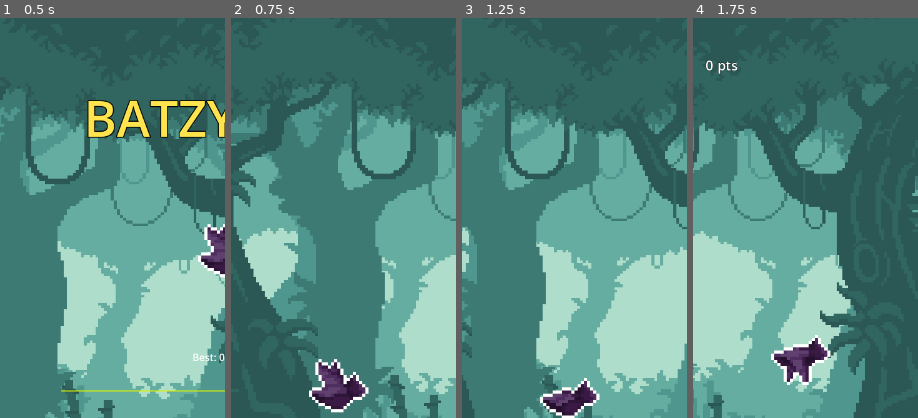
Above: before the commit, frames 1-4 (left to right).
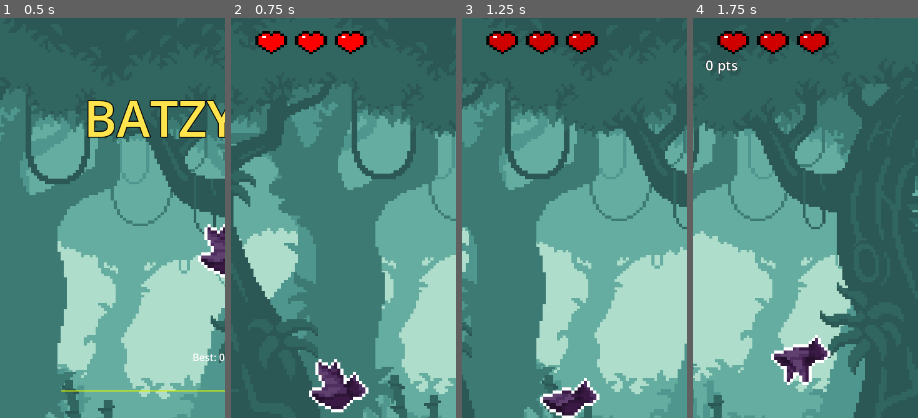
Above: after the commit, the same moments.

Repository: Kahlaylae/PlayParty
Game: Godot game, scene res://scenes/menu.tscn
The game is run twice, just before and just after one commit, with the same random seed, the same clock (stepped at 60 frames per second) and the same inputs.
Inputs (mouse positions are % of the whole screen's width and height, from its top left):
- Up to frame 1 (0.5 s): no input
- Up to frame 2 (0.75 s): click "New Game" at 0.5 s
- Up to frame 3 (1.25 s): no input
- Up to frame 4 (1.75 s): tap Enter at 1.25 s; move the mouse to (72, 45) at 1.27 s; tap Space at 1.35 s; click (72, 45) at 1.42 s; click (72, 45) at 1.52 s
The pictures show only the part of the screen within x 0-50%, y 0-50%; the shares and areas given below are measured in that part.

Frame 1 is identical in both runs. In frame 2, 1.8% of the frame differs, in the area x 10-61%, y 3-9%; in frame 3, 1.8%; in frame 4, 1.8%.
Error before the commit: Cannot call method 'get_children' on a null value. (res://script/main.gd:473)

Commit message:
okay new sprite sheet for heart ui
heart ui

Diff:
--- a/batzyboy/batzyboy/scenes/hearts.tscn
+++ b/batzyboy/batzyboy/scenes/hearts.tscn
@@ -5,21 +5,25 @@
 [node name="Hearts" type="Node2D" unique_id=1811215120]
 
 [node name="3" type="Sprite2D" parent="." unique_id=1958178307]
+texture_filter = 1
 texture = ExtResource("1_ruow3")
 region_enabled = true
-region_rect = Rect2(0, -0.40274048, 33, 10.967003)
+region_rect = Rect2(0, -0.05257702, 33, 10.278254)
 
 [node name="2" type="Sprite2D" parent="." unique_id=1381224829]
+texture_filter = 1
 texture = ExtResource("1_ruow3")
 region_enabled = true
-region_rect = Rect2(-0.054138184, 21.511719, 33.34348, 10.603851)
+region_rect = Rect2(-0.054138184, 21.856363, 33.34348, 10.259207)
 
 [node name="1" type="Sprite2D" parent="." unique_id=558420382]
+texture_filter = 1
 texture = ExtResource("1_ruow3")
 region_enabled = true
-region_rect = Rect2(0, 43.665756, 33, 10.712387)
+region_rect = Rect2(0, 43.82969, 33, 10.278255)
 
 [node name="0" type="Sprite2D" parent="." unique_id=1293967506]
+texture_filter = 1
 texture = ExtResource("1_ruow3")
 region_enabled = true
-region_rect = Rect2(0, 65.27864, 33, 11.721359)
+region_rect = Rect2(0, 65.99033, 33, 10.172287)
--- a/batzyboy/batzyboy/scenes/main.tscn
+++ b/batzyboy/batzyboy/scenes/main.tscn
@@ -9,6 +9,7 @@
 [ext_resource type="Texture2D" uid="uid://wca034udmhij" path="res://assetsRaw/map/paralax/plx-5.png" id="6_a8y0u"]
 [ext_resource type="Texture2D" uid="uid://0qta1lwxs6hj" path="res://assetsRaw/map/6.png" id="7_ya4ey"]
 [ext_resource type="Texture2D" uid="uid://07cv1hag4wfy" path="res://assetsRaw/map/8.png" id="8_eb6dy"]
+[ext_resource type="PackedScene" uid="uid://b8ln7otjmug6m" path="res://scenes/hearts.tscn" id="11_ya4ey"]
 [ext_resource type="Script" uid="uid://pyejpjptpvq4" path="res://script/main.gd" id="script_main"]
 
 [sub_resource type="WorldBoundaryShape2D" id="WorldBoundaryShape2D_eb6dy"]
@@ -90,7 +91,7 @@
 limit_bottom = 1280
 
 [node name="killerzone" type="Area2D" parent="." unique_id=2035655063]
-position = Vector2(376, 968)
+position = Vector2(392, 968)
 
 [node name="CollisionShape2D" type="CollisionShape2D" parent="killerzone" unique_id=1911690869]
 position = Vector2(-88, -32)
@@ -107,3 +108,7 @@
 scale = Vector2(1, 4)
 shape = SubResource("WorldBoundaryShape2D_trceg")
 debug_color = Color(1, 1, 1, 1)
+
+[node name="hearts" parent="." unique_id=267642753 instance=ExtResource("11_ya4ey")]
+position = Vector2(128, 40)
+scale = Vector2(5.773, 3.604)
Binary file added: batzyboy/batzyboy/assetsRaw/batmain/HealthUI.png
Not shown, added: batzyboy/batzyboy/assetsRaw/batmain/HealthUI.png.import
Not shown, added: batzyboy/batzyboy/assetsRaw/emojiFont/NotoColorEmoji-Regular.ttf.import
Not shown, added: batzyboy/batzyboy/assetsRaw/emojiFont/OFL.txt
Not shown, added: batzyboy/batzyboy/assetsRaw/emojiFont/NotoColorEmoji-Regular.ttf
Not shown, changed: batzyboy/maingame/batboy.html
Not shown, changed: batzyboy/maingame/batboy.pck
Not shown, changed: batzyboy/maingame/batboy.service.worker.js
